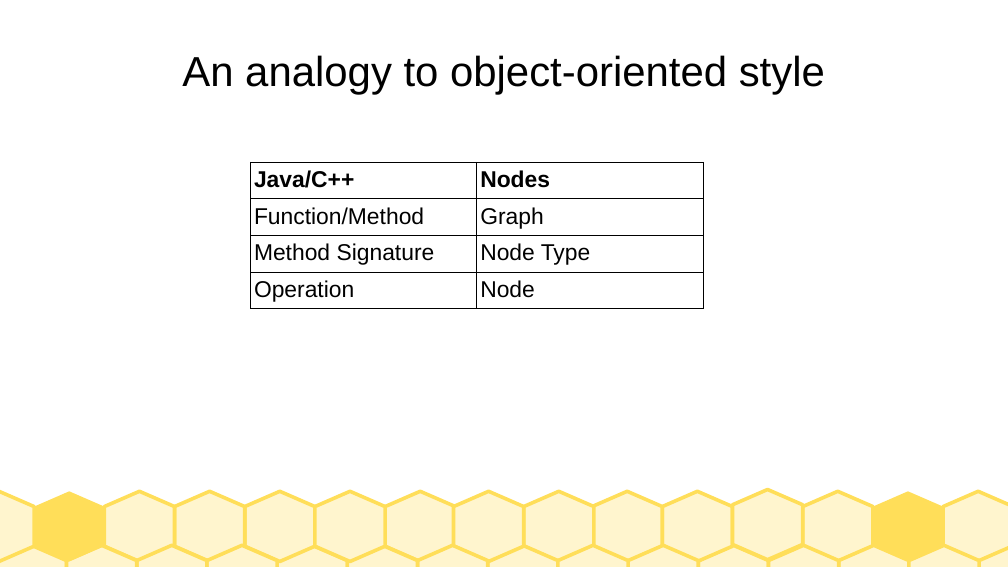
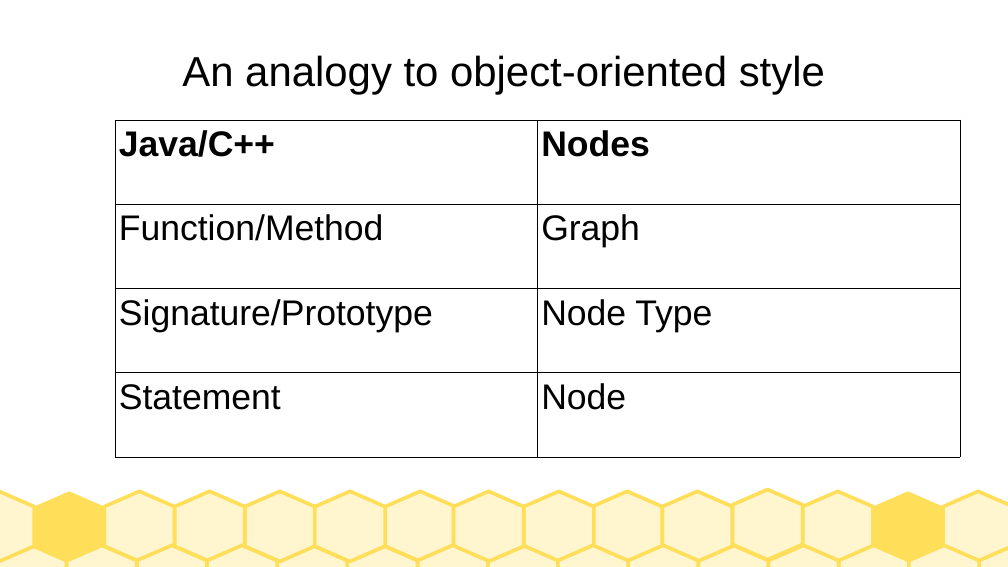
Before and after one commit to jarney/node--js, a slide deck: slide 19 of doc/NodesAJourney.odp. Drawn at 1008x567 pixels with LibreOffice and Linux fonts; fonts in the diff are those of the drawing. Boxes give left, top, right and bottom in pixels: in the first picture for what was removed or moved away, otherwise in the second. Text is boxed around its words. In the diff, an @@ line names an element or a change of style, - is before the commit and + after.

```diff
--- a/doc/NodesAJourney.odp
+++ b/doc/NodesAJourney.odp
@@ table at (x1=115, y1=120, x2=960, y2=457) @@
-row 3, column 1: Method Signature
+row 3, column 1: Signature/Prototype
-row 4, column 1: Operation
+row 4, column 1: Statement
@@ size 18 to 28 pt in "Java/C++", "Nodes", "Function/Method", "Graph" and 2 more places @@
@@ table resized from (x1=251, y1=162, x2=702, y2=306) to (x1=115, y1=120, x2=960, y2=457) @@
```
Also in this commit, not shown: 3 other slides changed, 1 slide added, 1 slide removed.
